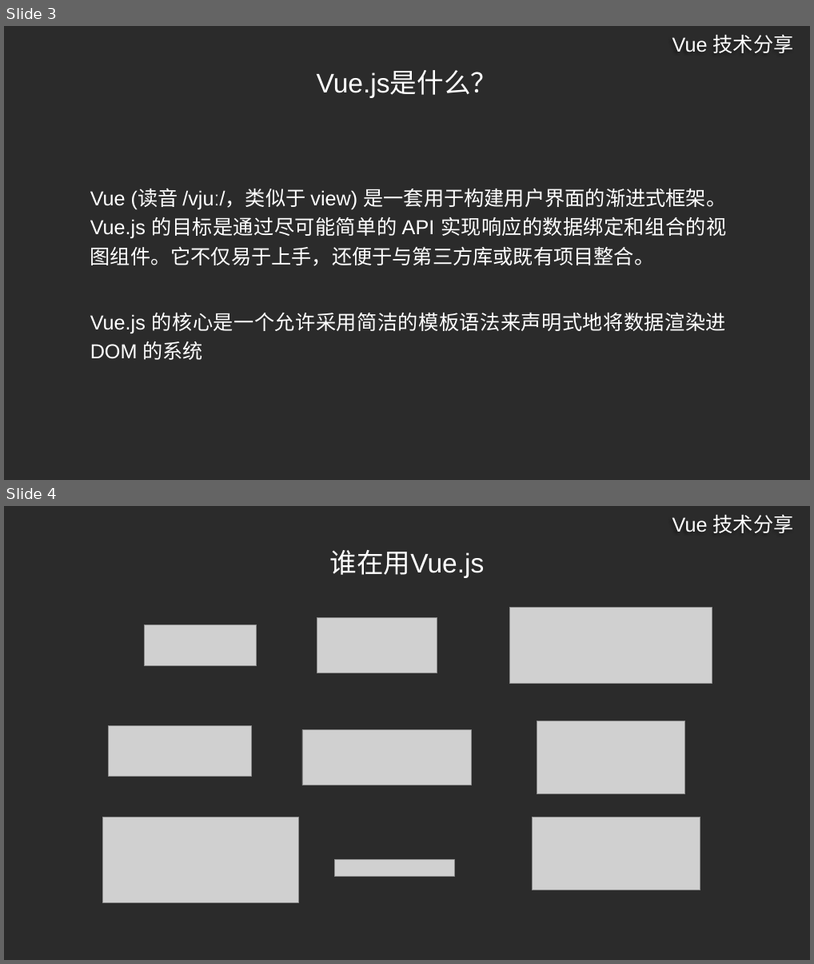
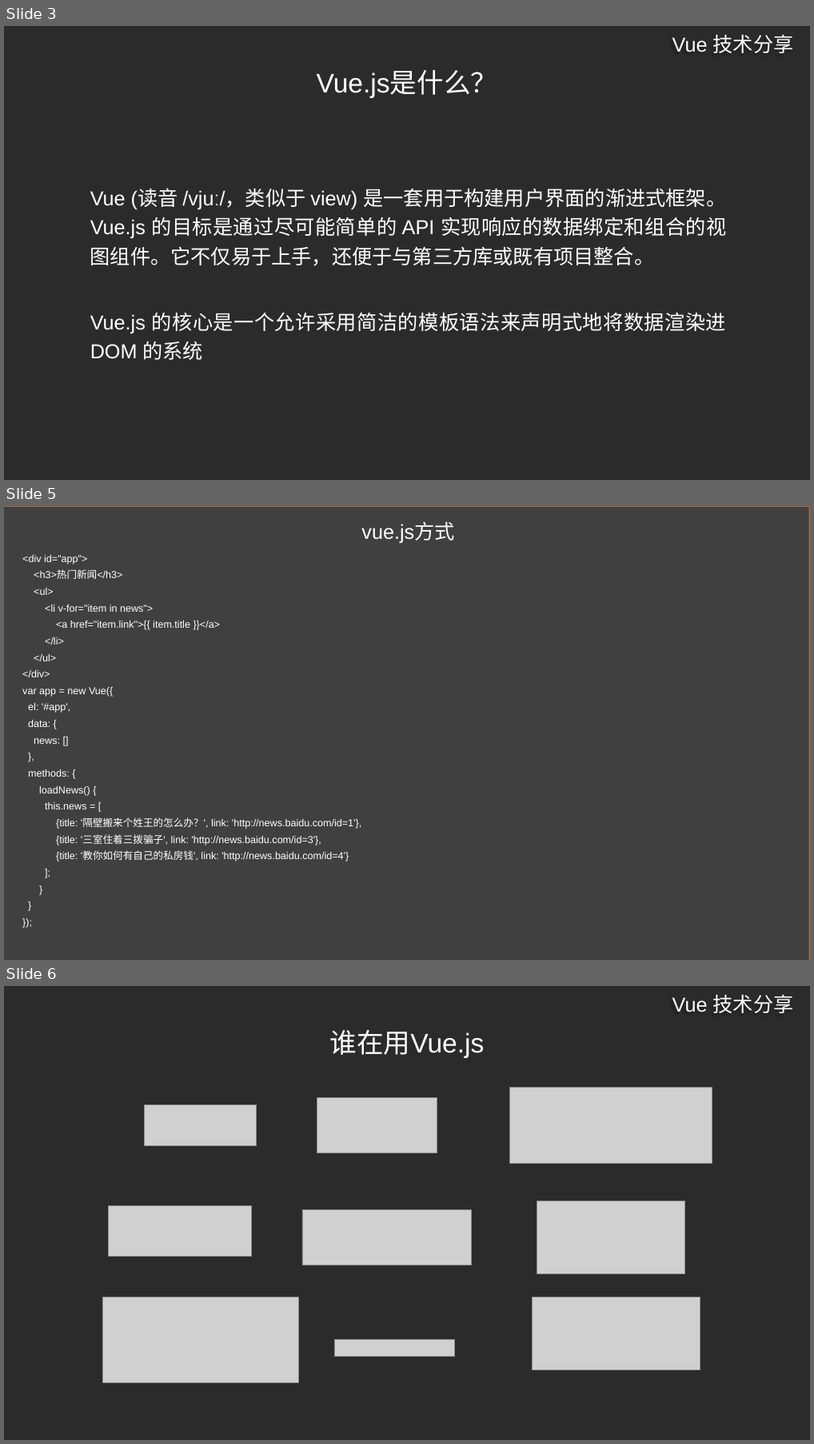
Before and after one commit to ldjdd/traing-library, a slide deck: vue/演示文稿.pptx. Shown one above the other, each under a label of ours: slides 3 and 4 before the commit, slides 3, 5 and 6 after it; the slides between them are not shown. The pictures are 814x964 and 814x1444 pixels, drawn with LibreOffice and Linux fonts; fonts in the diff are those of the drawing; grey boxes stand for pictures; background and template pictures are left out; a plain dark background stands for a picture behind light text. Boxes give left, top, right and bottom in pixels: in the first picture for what was removed or moved away, otherwise in the second. Text is boxed around its words. In the diff, an @@ line names an element or a change of style, - is before the commit and + after.

```diff
--- a/vue/演示文稿.pptx
+++ b/vue/演示文稿.pptx
@@ slide 5 added at <box>4,506,810,960</box>, background picture (left out) @@
@@ rectangle added at <box>4,507,809,960</box>, fill #404040 @@
@@ text added at <box>362,523,454,544</box>, 24 pt, text #FFFFFF @@
+vue.js方式
@@ subtitle added at <box>22,555,362,861</box>, 12 pt, text #FFFFFF @@
+<div id="app">
+<h3>热门新闻</h3>
+<ul>
+<li v-for="item in news">
+<a href="item.link">{{ item.title }}</a>
+</li>
+</ul>
+</div>
+var app = new Vue({
+el: '#app',
+data: {
+news: []
+},
+methods: {
+loadNews() {
+this.news = [
+{title: '隔壁搬来个姓王的怎么办？', link: 'http://news.baidu.com/id=1'},
+{title: '三室住着三拨骗子', link: 'http://news.baidu.com/id=3'},
+{title: '教你如何有自己的私房钱', link: 'http://news.baidu.com/id=4'}
+];
+}
+}
+});
@@ what was slide 4 is now slide 6 @@
```
Also in this commit, not shown: 1 other slide added.
